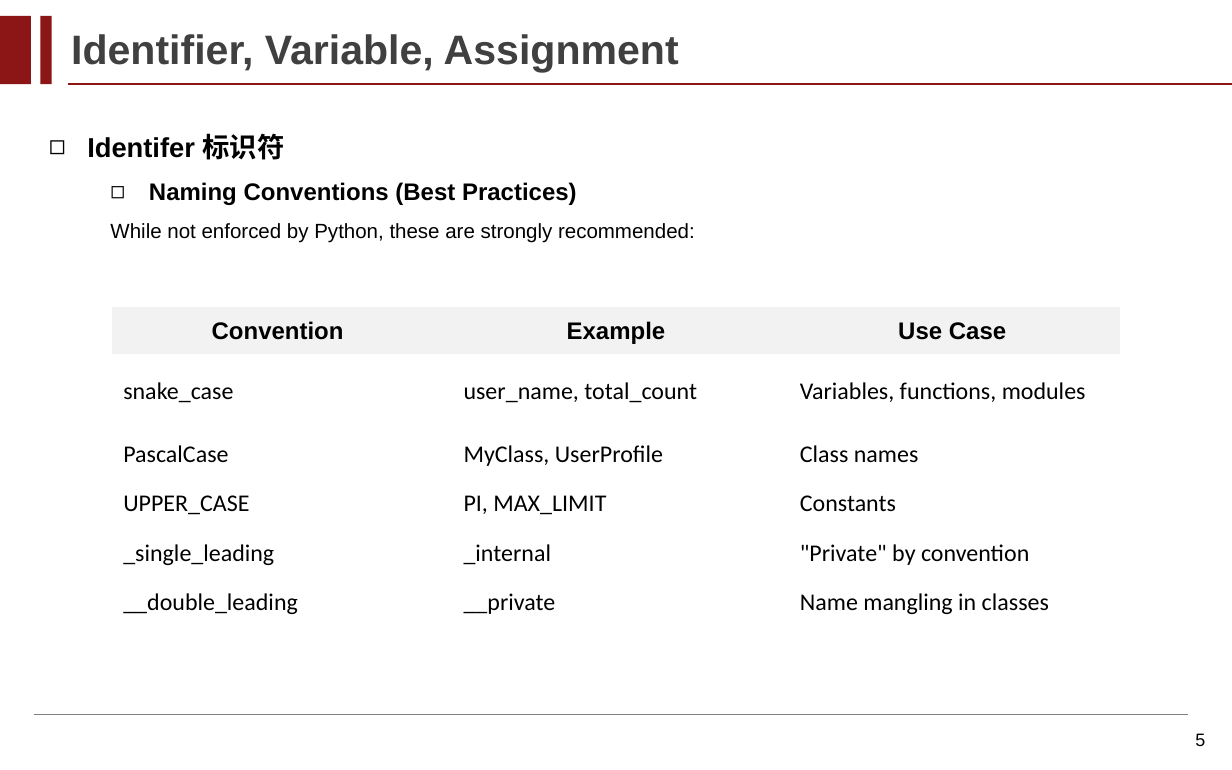
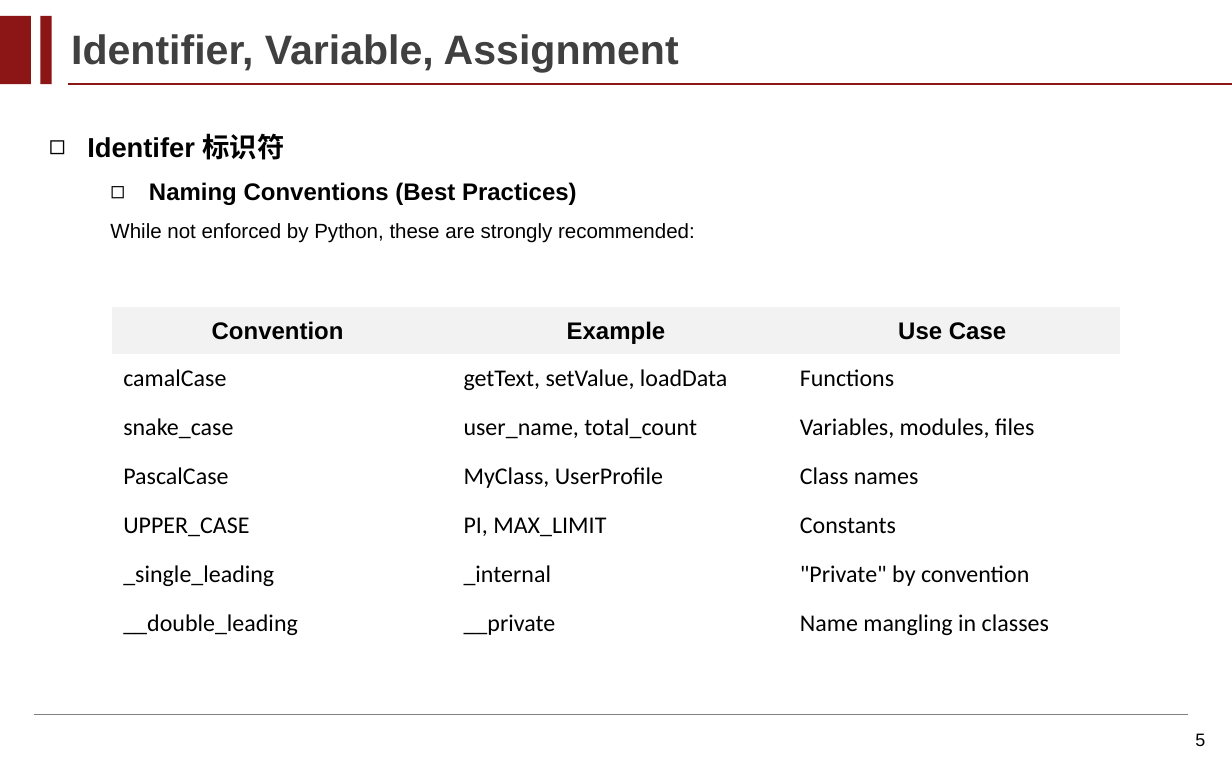
Before and after one commit to Peng-shhe/Advanced-Programming, a slide deck: slide 5 of 课件/Lecture_03_Data_Types_and_Expression.pptx. Drawn at 1232x770 pixels with LibreOffice and Linux fonts; fonts in the diff are those of the drawing; background and template pictures are left out. Boxes give left, top, right and bottom in pixels: in the first picture for what was removed or moved away, otherwise in the second. Text is boxed around its words. In the diff, an @@ line names an element or a change of style, - is before the commit and + after.

```diff
--- a/课件/Lecture_03_Data_Types_and_Expression.pptx
+++ b/课件/Lecture_03_Data_Types_and_Expression.pptx
@@ table at (112,308,1121,647) @@
-row 2: snake_case | user_name, total_count | Variables, functions, modules
+row 2: camalCase | getText, setValue, loadData | Functions
+row 3: snake_case | user_name, total_count | Variables, modules, files
```
Also in this commit, not shown: 5 other slides changed, 16 slides added, 3 other files.
